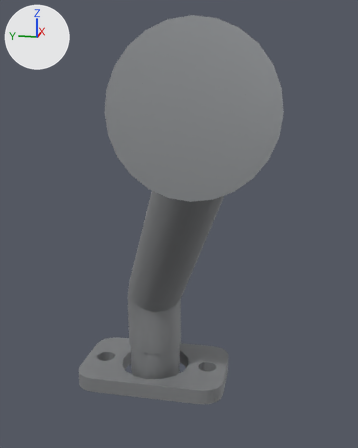
A saved change to the glTF model porsche-911sc-engine/parts/intake-runner-3.glb.
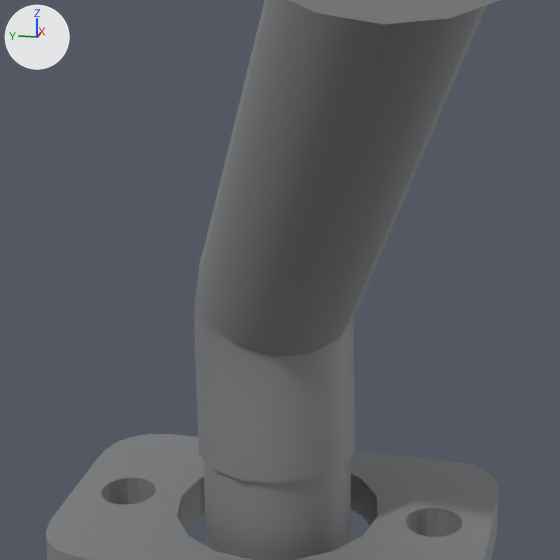
Old and new are each drawn whole from a camera (50 mm lens) standing at (-235.0, -59.9, 143.4) and looking at (-31.0, -19.1, 92.4) and again close up on the part from 18% to 70% of the width and 43% to 85% of the height. The lights are fixed; the arrows at upper left show +X, +Y and +Z. The first two pictures are the older version. Where no turn or scale is listed for an object, it has been applied to the vertices. Vertices at exactly the same position are counted once.

The first close-up shows 'intake-runner-3:castAlu', 'intake-runner-3:machinedAlu'.
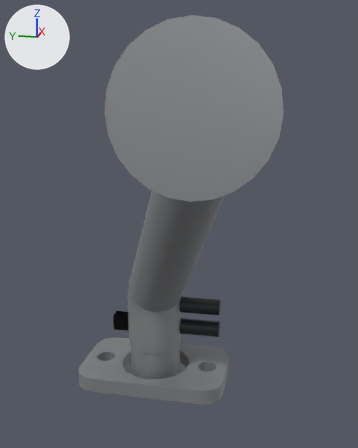
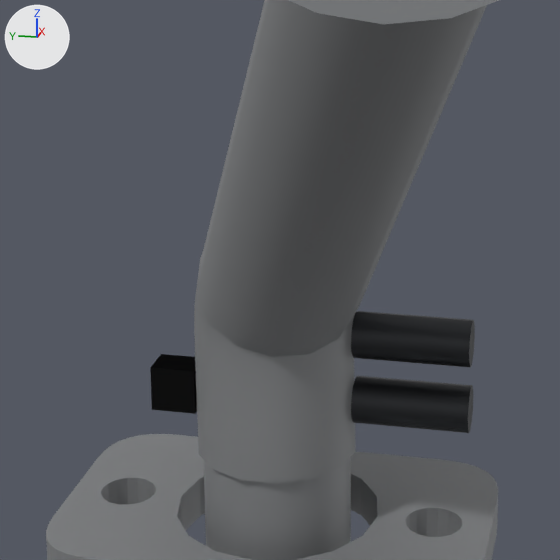
What changed in the scene script:
```text
Add mat_darksteel:
    mat_darksteel = principled_material('darkSteel')
    mat_darksteel.base_color = (0.0452, 0.0482, 0.0529)  # dark grey #3c3e41
    mat_darksteel.metallic = 0.85
    mat_darksteel.roughness = 0.45
Change me_mesh_0:
    used by ob_intake_runner_3_castalu; location = (-35.2, -7.4, 78.5)
    remove me_mesh_0.from_pydata(...)  # 1369 vertices, 2588 faces; spans x -78.0..78.0, y -45.0..45.0, z -78.0..78.0
    add me_mesh_0.from_pydata(...)  # 1377 vertices, 2600 faces; spans x -78.0..78.0, y -45.0..45.0, z -78.0..78.0
    me_mesh_0 part 1: a new loose piece, a box spanning x 32.2..38.2, y 21.4..29.4, z -52.5..-44.5, in mat_castalu (grey #96989a)
Add me_mesh_2:
    me_mesh_2.from_pydata(...)  # a 12-sided cylinder along y spanning x -4.0..4.0, y -10.0..10.0, z -10.0..-2.0; a 12-sided cylinder along y spanning x -4.0..4.0, y -10.0..10.0, z 2.0..10.0
    me_mesh_2.materials.append(mat_darksteel)  # dark grey #3c3e41
Add ob_intake_runner_3_darksteel:
    ob_intake_runner_3_darksteel = bpy.data.objects.new('intake-runner-3:darkSteel', me_mesh_2)
    ob_intake_runner_3_darksteel.location = (0.0, -24.0, 36.0)
```

Changed parts and their boxes (x1, y1, x2, y2) in the close-ups (560 x 560 px):
'intake-runner-3:darkSteel', added: after (351, 311, 475, 433)
part 1 of me_mesh_0, added: after (150, 354, 197, 414)
